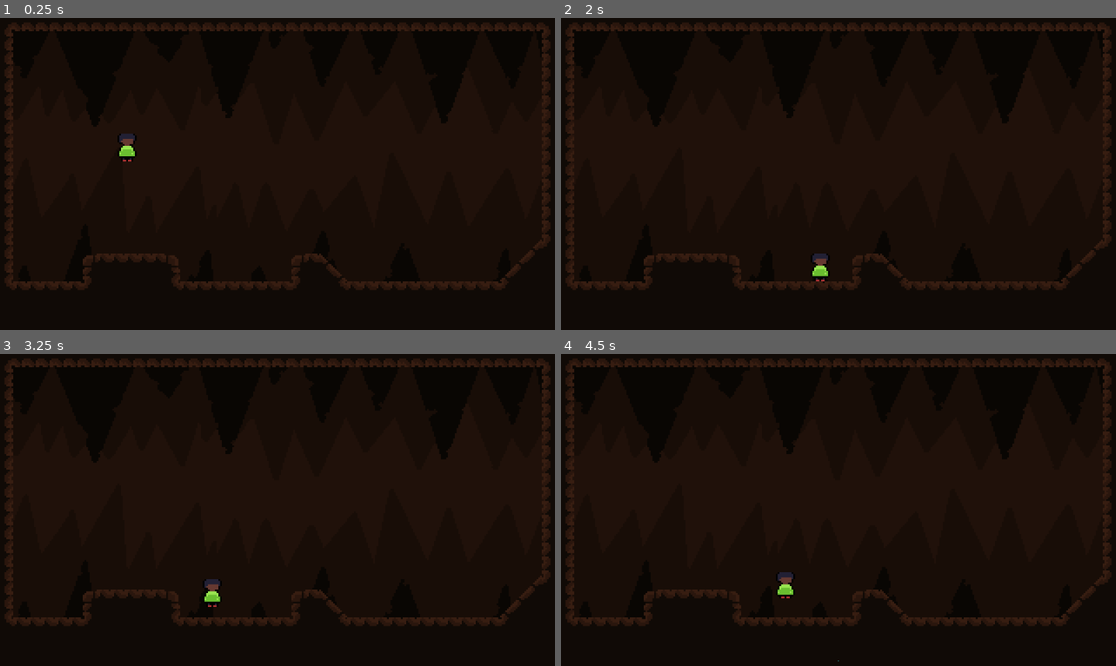
Above: before the commit, frames 1-4 (two rows, left to right).
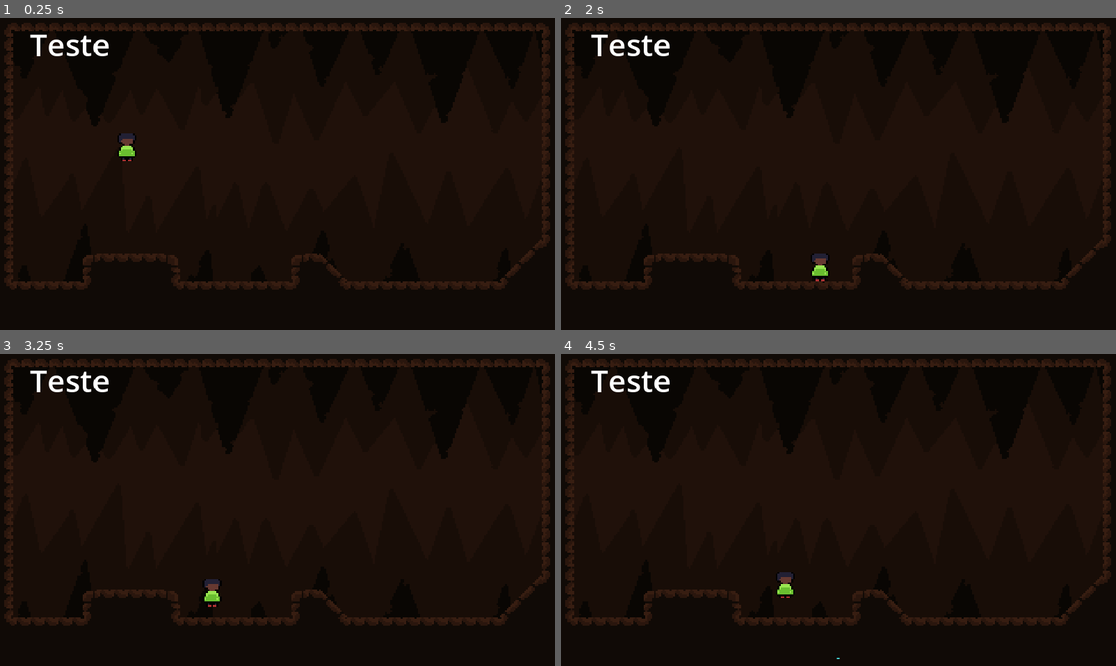
Above: after the commit, the same moments.

Repository: Omegalolchan/Cave_Runner
Game: Godot game, scene res://assets/Scenes/HighRES_Test_scene.tscn
The game is run twice, just before and just after one commit, with the same random seed, the same clock (stepped at 60 frames per second) and the same inputs. The project has no main scene, so this scene is started directly.
Inputs:
- Up to frame 1 (0.25 s): no input
- Up to frame 2 (2 s): tap Enter at 0.5 s; hold Down (slide) 0.53-1.28 s; hold Right (moveRight) from 0.53 s (still down); tap C (jump) at 0.77, 1.52 s; tap Down (slide) at 1.35 s
- Up to frame 3 (3.25 s): release Right (moveRight) at 2.03 s; hold Down (slide) 2.03-2.78 s; hold Left (moveLeft) from 2.03 s (still down); tap Space at 2.75 s; tap Down (slide) at 2.85 s; tap C (jump) at 3.02 s
- Up to frame 4 (4.5 s): hold Down (slide) 3.53-4.28 s; tap C (jump) at 3.77 s; tap ` (debug) at 4.15 s; release Left (moveLeft) at 4.28 s; hold Right (moveRight) from 4.28 s (still down); tap Down (slide) at 4.35 s

The runs differ from the first frame. In frame 1, 0.4% of the frame differs, in the area x 2-25%, y 4-47%; in frame 2, 0.4%; in frame 3, 0.4%; in frame 4, 0.4%, in the area x 2-51%, y 4-99%.

Commit message:
Testing with HD hud

Diff:
--- a/assets/Objects/DebugWindow.tscn
+++ b/assets/Objects/DebugWindow.tscn
@@ -6,7 +6,7 @@
 
 [sub_resource type="LabelSettings" id="LabelSettings_i7r17"]
 font = SubResource("SystemFont_gvsyw")
-font_size = 10
+font_size = 40
 font_color = Color(0.305882, 1, 1, 1)
 
 [node name="Control" type="Control"]
--- a/assets/Scenes/HighRES_Test_scene.tscn
+++ b/assets/Scenes/HighRES_Test_scene.tscn
@@ -1,13 +1,19 @@
-[gd_scene load_steps=2 format=3 uid="uid://bkljkxa877igu"]
+[gd_scene load_steps=4 format=3 uid="uid://bhhc33rua8dq"]
 
 [ext_resource type="PackedScene" uid="uid://dnfkoufejparh" path="res://assets/Scenes/Debug Scene.tscn" id="1_gyqj3"]
+
+[sub_resource type="SystemFont" id="SystemFont_s2fcn"]
+
+[sub_resource type="LabelSettings" id="LabelSettings_4vlbs"]
+font = SubResource("SystemFont_s2fcn")
+font_size = 106
 
 [node name="Node" type="Node"]
 
 [node name="SubViewportContainer" type="SubViewportContainer" parent="."]
 offset_right = 320.0
 offset_bottom = 180.0
-scale = Vector2(4, 4)
+scale = Vector2(6, 6)
 
 [node name="SubViewport" type="SubViewport" parent="SubViewportContainer"]
 handle_input_locally = false
@@ -16,3 +22,22 @@
 render_target_update_mode = 4
 
 [node name="Node2D" parent="SubViewportContainer/SubViewport" instance=ExtResource("1_gyqj3")]
+
+[node name="Control" type="Control" parent="."]
+layout_mode = 3
+anchors_preset = 15
+anchor_right = 1.0
+anchor_bottom = 1.0
+grow_horizontal = 2
+grow_vertical = 2
+size_flags_horizontal = 3
+size_flags_vertical = 3
+
+[node name="Label" type="Label" parent="Control"]
+layout_mode = 1
+offset_left = 106.0
+offset_top = 19.0
+offset_right = 382.0
+offset_bottom = 165.0
+text = "Teste"
+label_settings = SubResource("LabelSettings_4vlbs")
--- a/project.godot
+++ b/project.godot
@@ -21,10 +21,12 @@
 
 [display]
 
-window/size/viewport_width=1280
-window/size/viewport_height=720
+window/size/viewport_width=1920
+window/size/viewport_height=1080
+window/size/window_width_override=1280
+window/size/window_height_override=720
 window/stretch/mode="canvas_items"
-window/stretch/scale_mode="integer"
+window/stretch/aspect="ignore"
 
 [dotnet]
 
